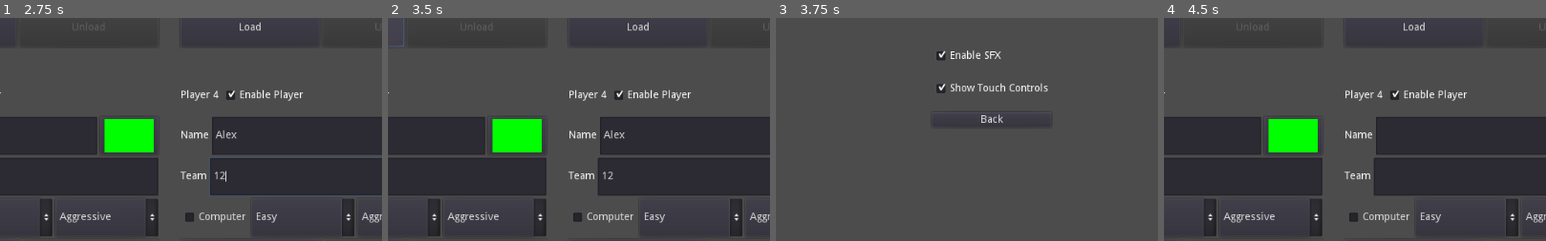
Above: before the commit, frames 1-4 (left to right).
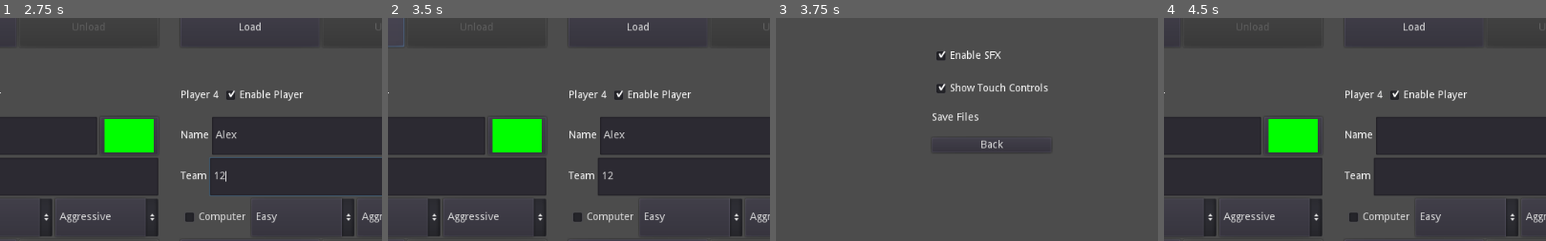
Above: after the commit, the same moments.

Repository: Arc676/Tanks-Godot
Game: Godot game, scene res://Scenes/Screens/Main Menu.tscn
Same seed, same stepped clock (60 frames per second), same inputs: the game is played once before the commit and once after it.
Inputs (mouse positions are % of the whole screen's width and height, from its top left):
- Up to frame 1 (2.75 s): click (28, 15) at 0.52 s; type "Alex" at 0.6 s; click (32, 24) at 0.75 s; type "12" at 0.83 s; click (28, 67) at 0.98 s; type "Alex" at 1.07 s; click (32, 76) at 1.27 s; type "12" at 1.35 s; click (68, 15) at 1.5 s; type "Alex" at 1.58 s; click (72, 24) at 1.73 s; type "12" at 1.82 s; click (68, 67) at 2.02 s; type "Alex" at 2.1 s; click (72, 76) at 2.25 s; type "12" at 2.33 s
- Up to frame 2 (3.5 s): click "Load" at 2.75 s
- Up to frame 3 (3.75 s): click "Settings" at 3.5 s
- Up to frame 4 (4.5 s): click "Back" at 4.25 s
The pictures show only the part of the screen within x 28-78%, y 40-90%; the shares and areas given below are measured in that part.

Frames 1-2 are identical in both runs. In frame 3, 0.5% of the frame differs, in the area x 41-60%, y 42-59%; in frame 4, nothing differs.

Commit message:
Show list of save files in settings
Can delete save files
Adapt tank loading function for tanks that aren't in the scene tree

Diff:
--- a/Scenes/Screens/Settings.tscn
+++ b/Scenes/Screens/Settings.tscn
@@ -37,10 +37,20 @@
 margin_bottom = 68.0
 text = "Show Touch Controls"
 
-[node name="Back to Main" type="Button" parent="VBoxContainer"]
+[node name="Save Files" type="VBoxContainer" parent="VBoxContainer"]
 margin_top = 88.0
 margin_right = 160.0
-margin_bottom = 108.0
+margin_bottom = 102.0
+
+[node name="Label" type="Label" parent="VBoxContainer/Save Files"]
+margin_right = 160.0
+margin_bottom = 14.0
+text = "Save Files"
+
+[node name="Back to Main" type="Button" parent="VBoxContainer"]
+margin_top = 122.0
+margin_right = 160.0
+margin_bottom = 142.0
 text = "Back"
 [connection signal="toggled" from="VBoxContainer/Enable SFX" to="." method="setSFX"]
 [connection signal="toggled" from="VBoxContainer/Enable Touch UI" to="." method="setTouchUI"]
--- /dev/null
+++ b/Scenes/UI/Save File.tscn
@@ -0,0 +1,36 @@
+[gd_scene load_steps=2 format=2]
+
+[ext_resource path="res://Scripts/UI/Save File.gd" type="Script" id=1]
+
+[node name="Save File" type="HBoxContainer"]
+anchor_right = 1.0
+anchor_bottom = 1.0
+script = ExtResource( 1 )
+__meta__ = {
+"_edit_use_anchors_": false
+}
+
+[node name="Name" type="Label" parent="."]
+margin_top = 293.0
+margin_right = 338.0
+margin_bottom = 307.0
+size_flags_horizontal = 3
+valign = 1
+
+[node name="Color" type="ColorPickerButton" parent="."]
+margin_left = 342.0
+margin_right = 681.0
+margin_bottom = 600.0
+size_flags_horizontal = 3
+disabled = true
+__meta__ = {
+"_edit_use_anchors_": false
+}
+
+[node name="Delete" type="Button" parent="."]
+margin_left = 685.0
+margin_right = 1024.0
+margin_bottom = 600.0
+size_flags_horizontal = 3
+text = "Delete"
+[connection signal="pressed" from="Delete" to="." method="deleteSaveFile"]
--- a/Scripts/Entities/Tank.gd
+++ b/Scripts/Entities/Tank.gd
@@ -136,7 +136,7 @@
 	return true
 
 # warning-ignore:shadowed_variable
-func loadFromDisk(tankName):
+func loadFromDisk(tankName, isInTree = true):
 	self.tankName = tankName
 	var saveFile = File.new()
 	var path = "user://tanks/%s.dat" % tankName
@@ -149,7 +149,10 @@
 
 		items = saveFile.get_var()
 		team = saveFile.get_var()
-		setColor(Color(saveFile.get_var()))
+		if isInTree:
+			setColor(Color(saveFile.get_var()))
+		else:
+			color = Color(saveFile.get_var())
 		money = saveFile.get_var()
 		score = saveFile.get_var()
 
--- a/Scripts/Screens/Settings.gd
+++ b/Scripts/Screens/Settings.gd
@@ -14,14 +14,29 @@
 
 extends Control
 
+onready var savefile = preload("res://Scenes/UI/Save File.tscn")
+
 onready var tree = get_tree()
 
 onready var enableSFX = $"VBoxContainer/Enable SFX"
 onready var enableTouchUI = $"VBoxContainer/Enable Touch UI"
 
+onready var saveList = $"VBoxContainer/Save Files"
+
 func _ready():
 	enableSFX.pressed = Globals.gameSettings.sfx
 	enableTouchUI.pressed = Globals.gameSettings.touchUI
+
+	var dir = Directory.new()
+	if dir.open("user://tanks") == OK:
+		dir.list_dir_begin()
+		var filename = dir.get_next()
+		while filename != "":
+			if !dir.current_is_dir():
+				var entry = savefile.instance()
+				saveList.add_child(entry)
+				entry.loadSave(filename.get_basename())
+			filename = dir.get_next()
 
 func returnToMain():
 	Globals.saveSettings()
--- /dev/null
+++ b/Scripts/UI/Save File.gd
@@ -0,0 +1,29 @@
+# Copyright (C) 2021 Arc676/Alessandro Vinciguerra <alesvinciguerra@gmail.com>
+
+# This program is free software: you can redistribute it and/or modify
+# it under the terms of the GNU General Public License as published by
+# the Free Software Foundation (version 3)
+
+# This program is distributed in the hope that it will be useful,
+# but WITHOUT ANY WARRANTY; without even the implied warranty of
+# MERCHANTABILITY or FITNESS FOR A PARTICULAR PURPOSE.  See the
+# GNU General Public License for more details.
+
+# You should have received a copy of the GNU General Public License
+# along with this program.  If not, see <http://www.gnu.org/licenses/>.
+
+extends HBoxContainer
+
+var tankName
+
+func loadSave(name):
+	tankName = name
+	$Name.text = name
+	var tank = Tank.new()
+	tank.loadFromDisk(name, false)
+	$Color.color = tank.color
+
+func deleteSaveFile():
+	var dir = Directory.new()
+	dir.remove("user://tanks/%s.dat" % tankName)
+	queue_free()
